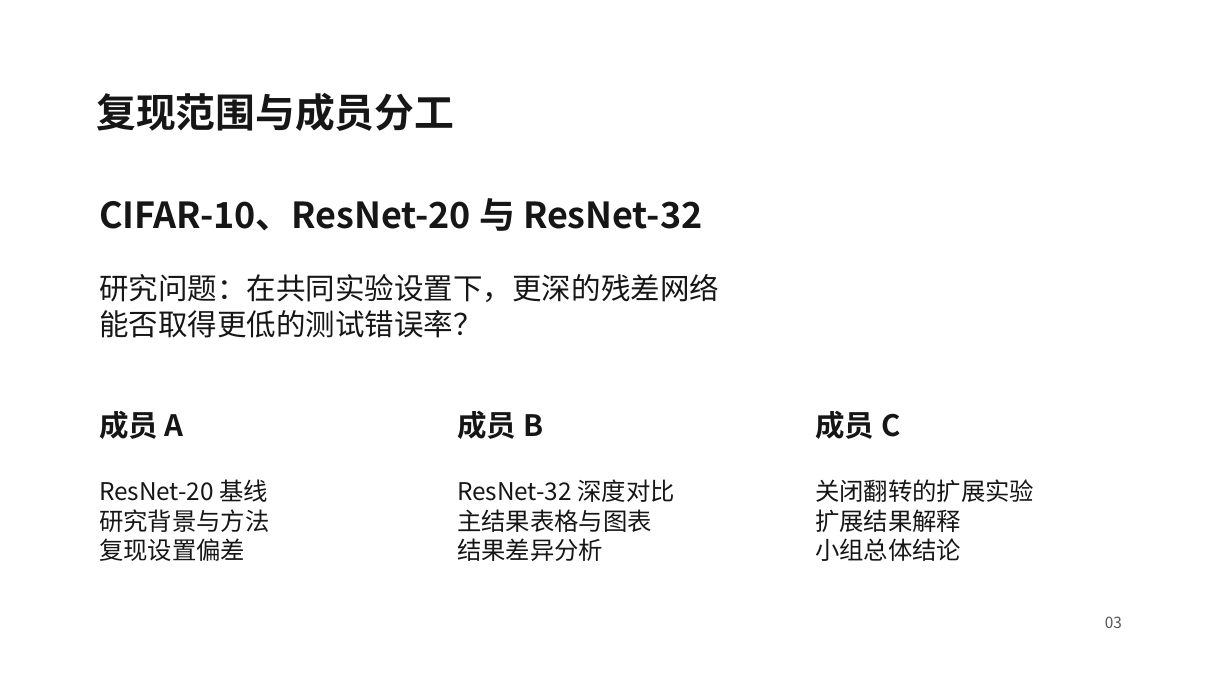
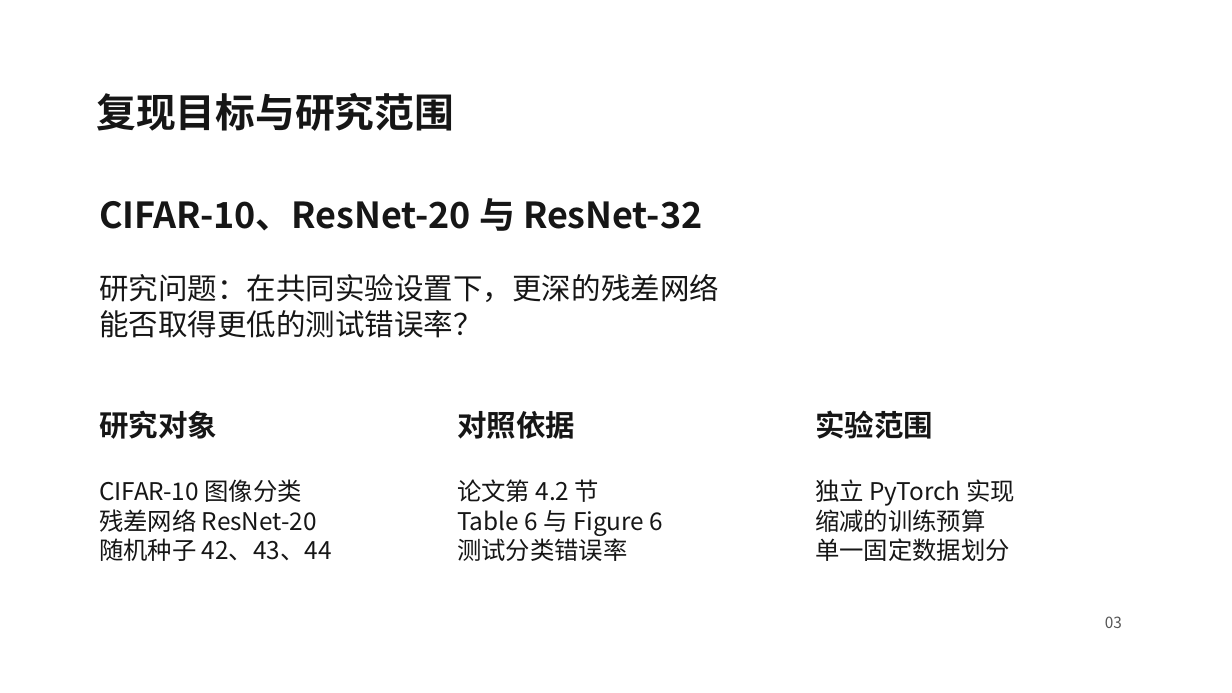
Before and after one commit to liuyanze910-svg/miae01-resnet-replication, a slide deck: slide 3 of docs/slides/week4_a_background_methods_cn.pptx. Drawn at 1232x693 pixels with LibreOffice and Linux fonts; fonts in the diff are those of the drawing; background and template pictures are left out. Boxes give left, top, right and bottom in pixels: in the first picture for what was removed or moved away, otherwise in the second. Text is boxed around its words. In the diff, an @@ line names an element or a change of style, - is before the commit and + after.

```diff
--- a/docs/slides/week4_a_background_methods_cn.pptx
+++ b/docs/slides/week4_a_background_methods_cn.pptx
@@ text at [96,93,454,131]: text changed @@
-复现范围与成员分工
+复现目标与研究范围
@@ text at [99,410,217,439]: text changed @@
-成员 A
+研究对象
@@ text at [457,411,575,439]: text changed @@
-成员 B
+对照依据
@@ text at [815,410,933,439]: text changed @@
-成员 C
+实验范围
@@ text at [99,479,332,561]: text changed @@
-ResNet-20 基线
-研究背景与方法
-复现设置偏差
+CIFAR-10 图像分类
+残差网络 ResNet-20
+随机种子 42、43、44
@@ text at [457,479,664,561]: text changed @@
-ResNet-32 深度对比
-主结果表格与图表
-结果差异分析
+论文第 4.2 节
+Table 6 与 Figure 6
+测试分类错误率
@@ text at [815,479,1015,561]: text changed @@
-关闭翻转的扩展实验
-扩展结果解释
-小组总体结论
+独立 PyTorch 实现
+缩减的训练预算
+单一固定数据划分
```
Also in this commit, not shown: 7 other slides changed, 3 slides added.
